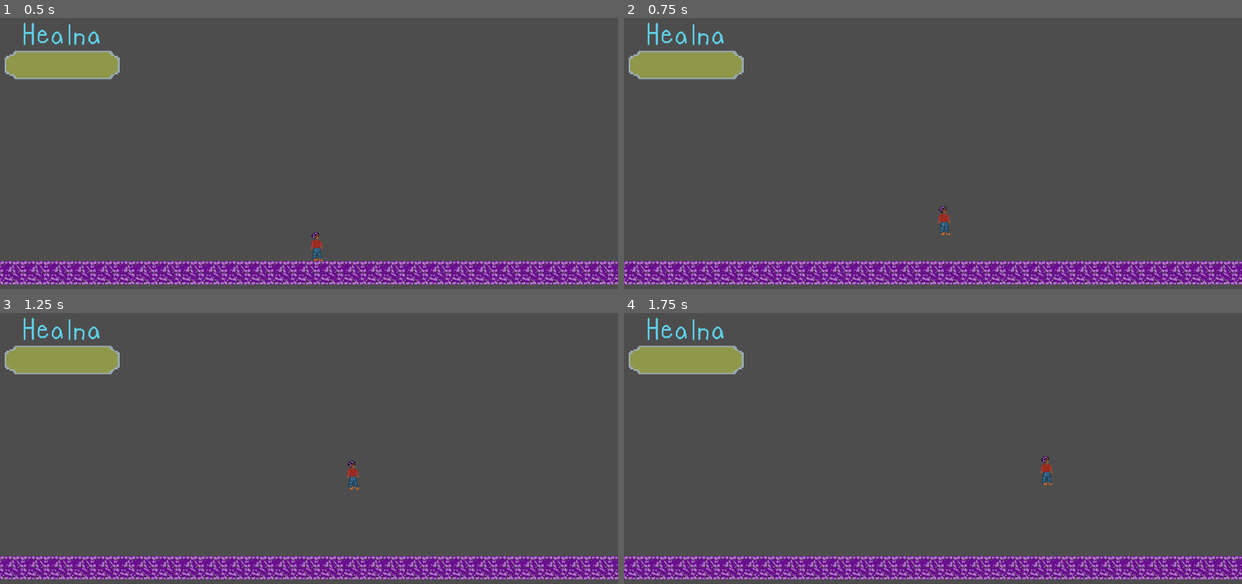
Above: before the commit, frames 1-4 (two rows, left to right).
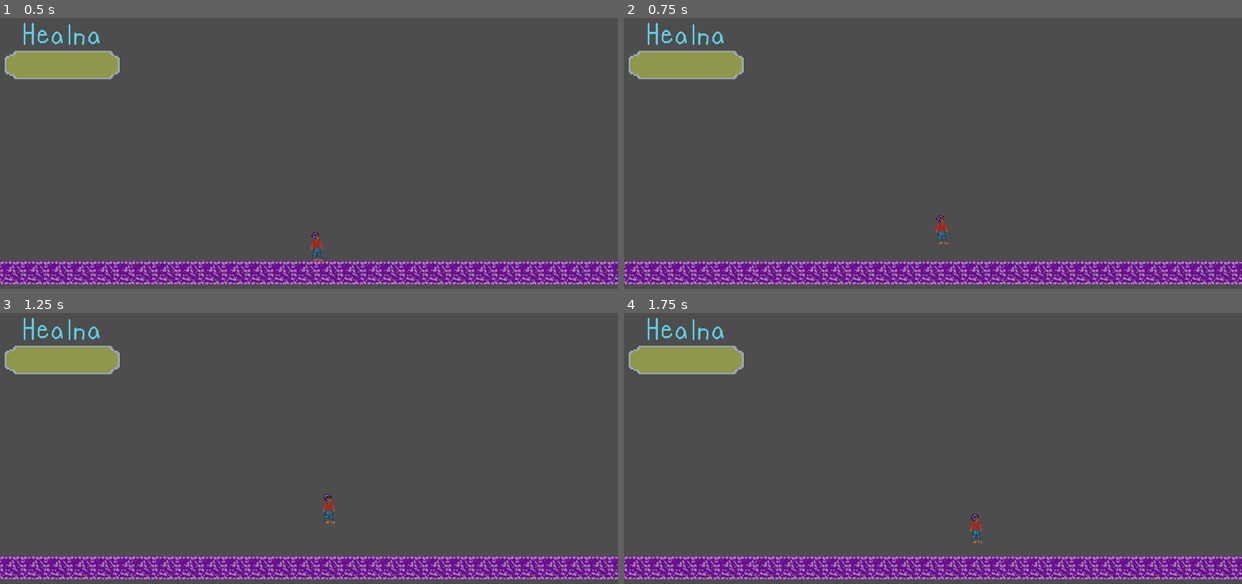
Above: after the commit, the same moments.

Repository: bigolEdawg/MudFlapGame
Game: Godot game, scene res://Scenes/main.tscn
Two runs of this game, one before a commit and one after it. Both use one fixed random seed, a clock stepped at 60 frames per second and the inputs below.
Inputs:
- Up to frame 1 (0.5 s): no input
- Up to frame 2 (0.75 s): tap Enter at 0.5 s; hold Right (move_right) from 0.53 s (still down); hold Up (jump) from 0.53 s (still down)
- Up to frame 3 (1.25 s): keep holding Right (move_right); keep holding Up (jump)
- Up to frame 4 (1.75 s): keep holding Right (move_right); release Up (jump) at 1.28 s; tap Up (jump) at 1.35, 1.52 s

Frame 1 is identical in both runs. In frame 2, 0.2% of the frame differs, in the area x 50-53%, y 69-84%; in frame 3, 0.3%, in the area x 52-59%, y 54-78%; in frame 4, 0.3%.

Commit message:
Player Physics update
Adjusted player physics for smoother gameplay. player can now make proper jumps as well as accelerate and decelerate.

Diff:
--- /dev/null
+++ b/Scenes/enemy.gd
@@ -0,0 +1,68 @@
+extends Area2D
+
+@onready var health_bar := get_node("../healna/TextureProgressBar")
+
+
+signal health_changed(hp:int)
+
+@export var VELOCITY = Vector2.ZERO
+var ACCELERATION = 300
+var FRICTION = 600
+var MAX_SPEED = 400
+const GRAVITY_Y = 300
+
+var max_hp := 100
+var hp := max_hp
+
+
+# Called when the node enters the scene tree for the first time.
+func _ready() -> void:
+	print(health_bar)
+	health_bar.set_hp(hp)  # start full
+
+func change_hp(delta_hp: int) -> void:
+	hp = clampi(hp + delta_hp, 0, max_hp)
+	health_changed.emit(hp)  # notify listeners
+
+
+# Called every frame. 'delta' is the elapsed time since the previous frame.
+func _process(delta: float) -> void:
+	#$healna/TextureProgressBar.set_hp(1)
+	#health_bar.set_hp(1)
+	#if delta:
+		#change_hp(-10)
+
+	# ACCELERATION -> a = dv / dt
+	# position = position + velocity*t + 1/2 * a * t^2
+
+	# check if the ray cast 2D is collidining with the ground
+	if $RayCast2D.is_colliding():
+		VELOCITY.y = 0
+	else:
+		# add the gravity
+		VELOCITY.y += GRAVITY_Y * delta
+
+	if Input.is_action_pressed("move_right"):
+		if $RayCast2D.is_colliding():
+			$AnimatedSprite2D.flip_h = false
+		VELOCITY.x += ACCELERATION * delta
+		print("pressed")
+	elif Input.is_action_pressed("move_left"):
+		if $RayCast2D.is_colliding():
+			$AnimatedSprite2D.flip_h = true
+		VELOCITY.x -= ACCELERATION * delta
+	else:
+		VELOCITY.x = move_toward(VELOCITY.x,0.0, FRICTION * delta)
+	VELOCITY.x = clamp(VELOCITY.x, -MAX_SPEED, MAX_SPEED)
+
+	'''
+	check if we are jumping
+	we can only jump if our ray cast is on the ground
+	'''
+	if Input.is_action_pressed("jump") and $RayCast2D.is_colliding():
+		VELOCITY.y -= 300
+
+	position += VELOCITY * delta
+
+# Check if it is entering the level node
+	# if we are touching the ground then the y vecocity should be 0
--- /dev/null
+++ b/Scenes/enemy.tscn
@@ -0,0 +1,29 @@
+[gd_scene load_steps=5 format=3 uid="uid://c6tim4wc3wsx6"]
+
+[ext_resource type="Script" uid="uid://baglpmapdtho3" path="res://Scenes/enemy.gd" id="1_1f0kj"]
+[ext_resource type="Texture2D" uid="uid://cehb5776exhqg" path="res://art/mudflap_v1.png" id="1_hghv2"]
+
+[sub_resource type="SpriteFrames" id="SpriteFrames_1f0kj"]
+animations = [{
+"frames": [{
+"duration": 1.0,
+"texture": ExtResource("1_hghv2")
+}],
+"loop": true,
+"name": &"default",
+"speed": 5.0
+}]
+
+[sub_resource type="CapsuleShape2D" id="CapsuleShape2D_afpow"]
+radius = 12.0
+height = 60.0
+
+[node name="Enemy" type="Area2D"]
+script = ExtResource("1_1f0kj")
+
+[node name="AnimatedSprite2D" type="AnimatedSprite2D" parent="."]
+texture_filter = 1
+sprite_frames = SubResource("SpriteFrames_1f0kj")
+
+[node name="CollisionShape2D" type="CollisionShape2D" parent="."]
+shape = SubResource("CapsuleShape2D_afpow")
--- a/Scenes/main.gd
+++ b/Scenes/main.gd
@@ -9,6 +9,7 @@
 
 func _ready():
 	# health signal with hp int param
+	# when we call the set_hp it will make a call to the signal
 	player.health_changed.connect(health_bar.set_hp)  # wire player -> UI
 
 	health_bar.set_hp(player.hp)
--- a/Scenes/player.tscn
+++ b/Scenes/player.tscn
@@ -18,7 +18,7 @@
 radius = 11.0
 height = 60.0
 
-[node name="Player" type="Area2D"]
+[node name="Player" type="CharacterBody2D"]
 script = ExtResource("1_onrkg")
 metadata/_edit_group_ = true
 
--- a/player.gd
+++ b/player.gd
@@ -1,18 +1,108 @@
-extends Area2D
+extends CharacterBody2D
 @onready var health_bar := get_node("../healna/TextureProgressBar")
 
-signal ground
+
 signal health_changed(hp:int)
 
-@export var VELOCITY = Vector2.ZERO
-var ACCELERATION = 300
-var FRICTION = 600
-var MAX_SPEED = 400
-const GRAVITY_Y = 300
+#@export var VELOCITY = Vector2.ZERO
+#var ACCELERATION = 300
+#var FRICTION = 600
+#var MAX_SPEED = 400
+#const GRAVITY_Y = 300
 
 var max_hp := 100
 var hp := max_hp
 
+
+
+const RUN_ACCEL = 100
+const TURN_ACCEL = 4800
+const FRICTION = 600.0
+var VELOCITY = Vector2.ZERO
+const AIR_DRAG = 10.0
+const MAX_SPEED = 400.0
+const JUMP_HEIGHT = 200
+const JUMP_CUT = 0.5
+const GRAVITY = 300
+const SKIN := 1.0  # pixels
+
+
+func _physics_process(delta: float) -> void:
+	# vertical movement
+	if not is_on_floor():
+		velocity.y += GRAVITY * delta
+
+	if is_on_floor() and Input.is_action_just_pressed("jump"):
+		velocity.y -= JUMP_HEIGHT
+
+	if Input.is_action_just_released("jump") and velocity.y < 0.0:
+		velocity.y *= JUMP_CUT
+
+	# horizontal movement
+
+	var input_dir = Input.get_action_strength("move_right") - Input.get_action_strength("move_left")
+	if input_dir:
+		var same_dir = signf(velocity.x) == signf(input_dir * MAX_SPEED) or abs(velocity.x) <= 0.001
+		if is_on_floor() and not same_dir:
+			velocity.x = move_toward(velocity.x, input_dir * MAX_SPEED, TURN_ACCEL * delta)
+		#velocity.x += input_dir * ACCELERATION * delta
+		else:
+			velocity.x = move_toward(velocity.x, input_dir * MAX_SPEED, RUN_ACCEL * delta)
+	else:
+		# if we are on the floor then we need to clamp to the friction
+		if is_on_floor():
+			velocity.x = move_toward(velocity.x, 0.0, FRICTION * delta)
+		else:
+			velocity.x = move_toward(velocity.x, 0.0, AIR_DRAG * delta)
+	move_and_slide()
+
+	if input_dir:
+		$AnimatedSprite2D.flip_h = input_dir < 0.0
+#func _physics_process(delta: float) -> void:
+	#var rc := $RayCast2D
+	#var grounded = $RayCast2D.is_colliding()
+	#
+	#var input_dir := Input.get_action_strength("move_right") - Input.get_action_strength("move_left")
+	##if not grounded:
+		##VELOCITY.y += GRAVITY * delta
+	##else:
+		##VELOCITY.y = 0
+	#
+	## Horizontal Movement
+	#if input_dir:
+		#VELOCITY.x += input_dir * ACCELERATION * delta
+		#VELOCITY.x = clamp(VELOCITY.x, -MAX_SPEED, MAX_SPEED)
+	#else:
+		#if grounded:
+			#VELOCITY.x = move_toward(VELOCITY.x, 0.0, FRICTION * delta)
+		#else:
+			##VELOCITY.x = move_toward(VELOCITY.x, 0.0, AIR_DRAG * delta)
+			#VELOCITY.x = lerp(VELOCITY.x, 0.0, AIR_DRAG * delta)
+	#
+	#
+	## Vertical Movement
+	#if grounded and Input.is_action_pressed("jump"):
+		#VELOCITY.y -= JUMP_HEIGHT
+		#print("start")
+		#print(VELOCITY.y)
+	#if Input.is_action_just_released("jump") and VELOCITY.y < 0.0:
+		#VELOCITY.y *= JUMP_CUT
+	#
+	## Constant downward force
+	#var motion = VELOCITY * delta
+	## Clamp downward motion to floor distance
+	#if motion.y > 0.0 and grounded:
+		#var dist_to_floor = rc.get_collision_point().y - rc.global_position.y
+		## If we'd move past the floor this frame, clamp and zero Y velocity
+		#if dist_to_floor <= motion.y + SKIN:
+			#motion.y = max(dist_to_floor - SKIN, 0.0)
+			#VELOCITY.y = 0.0
+		#
+	#print(VELOCITY.y)
+	#print("end")
+#
+	## integrate the calculations into the position
+	#position += motion * delta
 
 # Called when the node enters the scene tree for the first time.
 func _ready() -> void:
@@ -25,43 +115,41 @@
 
 
 # Called every frame. 'delta' is the elapsed time since the previous frame.
-func _process(delta: float) -> void:
-	#$healna/TextureProgressBar.set_hp(1)
-	#health_bar.set_hp(1)
-	#if delta:
-		#change_hp(-10)
-
-	# ACCELERATION -> a = dv / dt
-	# position = position + velocity*t + 1/2 * a * t^2
-
-	# check if the ray cast 2D is collidining with the ground
-	if $RayCast2D.is_colliding():
-		VELOCITY.y = 0
-	else:
-		# add the gravity
-		VELOCITY.y += GRAVITY_Y * delta
-
-	if Input.is_action_pressed("move_right"):
-		if $RayCast2D.is_colliding():
-			$AnimatedSprite2D.flip_h = false
-		VELOCITY.x += ACCELERATION * delta
-		print("pressed")
-	elif Input.is_action_pressed("move_left"):
-		if $RayCast2D.is_colliding():
-			$AnimatedSprite2D.flip_h = true
-		VELOCITY.x -= ACCELERATION * delta
-	else:
-		VELOCITY.x = move_toward(VELOCITY.x,0.0, FRICTION * delta)
-	VELOCITY.x = clamp(VELOCITY.x, -MAX_SPEED, MAX_SPEED)
-
-	'''
-	check if we are jumping
-	we can only jump if our ray cast is on the ground
-	'''
-	if Input.is_action_pressed("jump") and $RayCast2D.is_colliding():
-		VELOCITY.y -= 300
-
-	position += VELOCITY * delta
-
-# Check if it is entering the level node
-	# if we are touching the ground then the y vecocity should be 0
+#func _process(delta: float) -> void:
+#
+	#
+	## ACCELERATION -> a = dv / dt
+	## position = position + velocity*t + 1/2 * a * t^2
+#
+	## check if the ray cast 2D is collidining with the ground
+	#if $RayCast2D.is_colliding():
+		#VELOCITY.y = 0
+	#else:
+		## add the gravity
+		#VELOCITY.y += GRAVITY_Y * delta
+	#
+	## Check the direction we are moving in
+	#if Input.is_action_pressed("move_right"):
+		#if $RayCast2D.is_colliding():
+			#$AnimatedSprite2D.flip_h = false
+		#VELOCITY.x += ACCELERATION * delta
+		#print("pressed")
+	#elif Input.is_action_pressed("move_left"):
+		#if $RayCast2D.is_colliding():
+			#$AnimatedSprite2D.flip_h = true
+		#VELOCITY.x -= ACCELERATION * delta
+	#else: # if we arent pressing left or right anymore then we need to slow down
+		#VELOCITY.x = move_toward(VELOCITY.x,0.0, FRICTION * delta)
+	#
+	## Clamp the velocity to a max value. velocity is a vector therfore
+	## it has direction so we also check for the negative speed
+	#VELOCITY.x = clamp(VELOCITY.x, -MAX_SPEED, MAX_SPEED)
+	#
+	#'''
+	#check if we are jumping
+	#we can only jump if our ray cast is on the ground
+	#'''
+	#if Input.is_action_pressed("jump") and $RayCast2D.is_colliding():
+		#VELOCITY.y -= 200
+		#
+	#position += VELOCITY * delta
Not shown, added: Scenes/enemy.gd.uid
Binary file added: tilemap.ase
